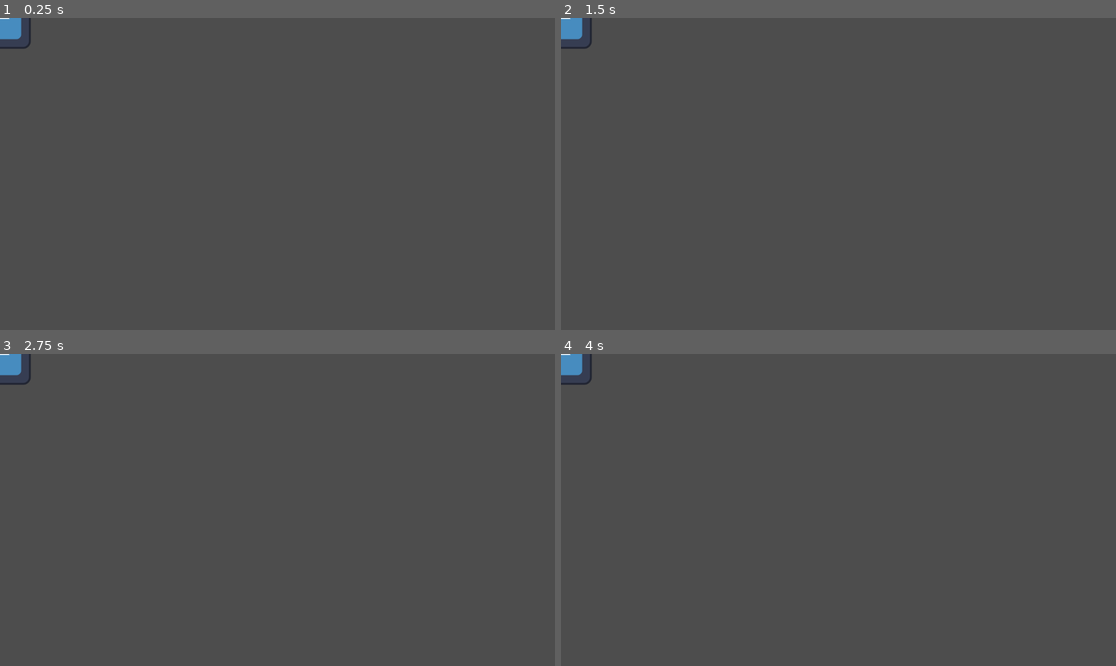
Above: before the commit, frames 1-4 (two rows, left to right).
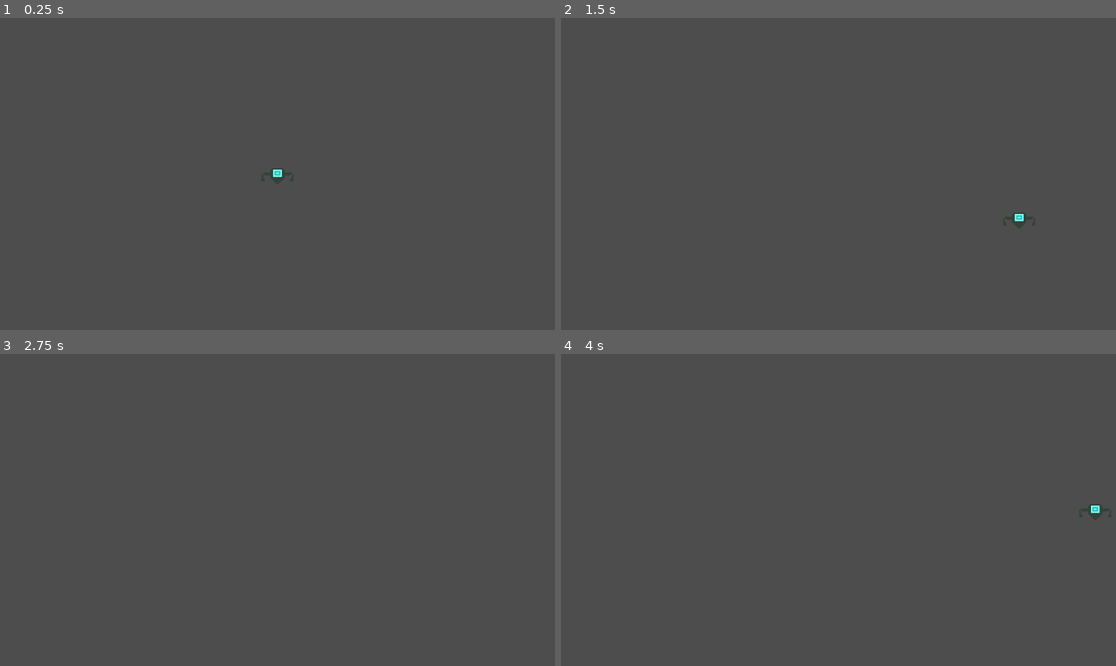
Above: after the commit, the same moments.

Repository: Brainthread/FarmingGame
Game: Godot game, scene res://Main.tscn
Two runs of this game, one before a commit and one after it. Both use one fixed random seed, a clock stepped at 60 frames per second and the inputs below. Before the commit the project has no main scene; this scene is started directly in both runs. The engine's default icon, where the game draws it, is replaced by a stand-in: a white triangle on a blue panel in a dark square.
Inputs:
- Up to frame 1 (0.25 s): no input
- Up to frame 2 (1.5 s): tap Enter at 0.5 s; hold D (Right, bound only after the commit) 0.53-1.28 s; hold S (Down, bound only after the commit) from 1.28 s (still down)
- Up to frame 3 (2.75 s): release S (Down, bound only after the commit) at 2.03 s; hold D (Right, bound only after the commit) from 2.03 s (still down)
- Up to frame 4 (4 s): tap Space at 2.75 s; release D (Right, bound only after the commit) at 2.78 s; hold W (Up, bound only after the commit) 2.78-3.53 s; tap Enter at 3.5 s; hold A (Left, bound only after the commit) from 3.53 s (still down)

The runs differ from the first frame. In frame 1, 0.5% of the frame differs, in the area x 0-53%, y 0-54%; in frame 2, 0.5%, in the area x 0-86%, y 0-68%; in frame 3, 0.3%; in frame 4, 0.5%.

Commit message:
Add Player

Diff:
--- a/Main.tscn
+++ b/Main.tscn
@@ -1,7 +1,12 @@
-[gd_scene load_steps=2 format=3 uid="uid://dq52srwlt7r3v"]
+[gd_scene load_steps=3 format=3 uid="uid://dq52srwlt7r3v"]
 
 [ext_resource type="PackedScene" uid="uid://cwx3if5m44ve8" path="res://Scenes/Objects/player.tscn" id="1_7qiwv"]
+[ext_resource type="Script" path="res://Scripts/CameraFollow.gd" id="2_a2cq5"]
 
 [node name="TestScene" type="Node2D"]
 
 [node name="Player" parent="." instance=ExtResource("1_7qiwv")]
+
+[node name="Camera2D" type="Camera2D" parent="."]
+zoom = Vector2(3, 3)
+script = ExtResource("2_a2cq5")
--- a/Scenes/Objects/player.tscn
+++ b/Scenes/Objects/player.tscn
@@ -1,14 +1,24 @@
-[gd_scene load_steps=3 format=3 uid="uid://cwx3if5m44ve8"]
+[gd_scene load_steps=5 format=3 uid="uid://cwx3if5m44ve8"]
 
-[ext_resource type="Texture2D" uid="uid://bfwttmthyqyq0" path="res://icon.svg" id="1_savv2"]
-[ext_resource type="Script" path="res://Scripts/Player/States/Player_Idle.gd" id="2_c8rnq"]
+[ext_resource type="Texture2D" uid="uid://1pueoxa6ih0v" path="res://Sprites/Player.png" id="1_sh5yg"]
+[ext_resource type="Script" path="res://Scripts/StateMachine/FiniteStateMachine.gd" id="2_1ic7f"]
+[ext_resource type="Script" path="res://Scripts/Player/States/IdleAndMove.gd" id="3_pui5a"]
 
-[node name="Player" type="Node2D"]
+[sub_resource type="RectangleShape2D" id="RectangleShape2D_2rg7v"]
+
+[node name="Player" type="CharacterBody2D"]
 
 [node name="Sprite2D" type="Sprite2D" parent="."]
-texture = ExtResource("1_savv2")
+texture_filter = 1
+texture = ExtResource("1_sh5yg")
 
-[node name="StateMachine" type="Node2D" parent="."]
+[node name="StateMachine" type="Node" parent="." node_paths=PackedStringArray("current_state", "root")]
+script = ExtResource("2_1ic7f")
+current_state = NodePath("IdleAndMove")
+root = NodePath("..")
 
-[node name="Idle" type="Node" parent="StateMachine"]
-script = ExtResource("2_c8rnq")
+[node name="IdleAndMove" type="Node" parent="StateMachine"]
+script = ExtResource("3_pui5a")
+
+[node name="CollisionShape2D" type="CollisionShape2D" parent="."]
+shape = SubResource("RectangleShape2D_2rg7v")
--- /dev/null
+++ b/Scripts/CameraFollow.gd
@@ -0,0 +1,16 @@
+extends Camera2D
+
+@export var target:Node2D
+@export var followSpeed:float
+@export var lookAhead:float
+@export var minPoint:Vector2
+@export var maxPoint:Vector2
+
+# Called when the node enters the scene tree for the first time.
+func _ready():
+	pass # Replace with function body.
+
+
+# Called every frame. 'delta' is the elapsed time since the previous frame.
+func _process(delta):
+	pass
--- /dev/null
+++ b/Scripts/Player/States/IdleAndMove.gd
@@ -0,0 +1,34 @@
+extends State
+
+var _input_direction = Vector2()
+var _body:CharacterBody2D
+@export var _movement_speed:float = 10000
+
+func _initialize_state(stateMachine_node:FiniteStateMachine, root_node:Node2D):
+	super(stateMachine_node, root_node)
+	if not root is CharacterBody2D:
+		push_error("Root node is not Character Body")
+	_body = root as CharacterBody2D
+
+func _enter_state():
+	pass
+
+func _exit_state():
+	pass
+
+func _state_update(_delta: float):
+	_handle_input()
+	pass
+
+func _state_physics_update(_delta: float):
+	_move_character(_delta)
+	pass
+
+func _handle_input():
+	_input_direction = Vector2(
+			Input.get_action_strength("Right") - Input.get_action_strength("Left"),
+			Input.get_action_strength("Down") - Input.get_action_strength("Up"))
+
+func _move_character(_delta: float):
+	_body.velocity = _movement_speed * _delta * _input_direction
+	_body.move_and_slide()
--- a/Scripts/StateMachine/FiniteStateMachine.gd
+++ b/Scripts/StateMachine/FiniteStateMachine.gd
@@ -2,12 +2,33 @@
 class_name FiniteStateMachine
 
 @export var current_state: State
+@export var states : Array[State]
+@export var root: Node2D
 
 func _ready():
+	states.resize(get_child_count())
+	var actualSize = 0
+	for child in get_children():
+		if(not child is State):
+			continue
+		states[actualSize] = child
+		actualSize += 1
+		child._initialize_state(self, root)
+
+	states.resize(actualSize)
 	_change_state(current_state)
 
 func _change_state(new_state: State):
+	if new_state == current_state:
+		push_warning("Attempting to set state to current state.")
+		return
 	if current_state is State:
 		current_state._exit_state()
 	new_state._enter_state()
 	current_state = new_state
+
+func _process(delta):
+	current_state._state_update(delta)
+
+func _physics_process(delta):
+	current_state._state_physics_update(delta)
--- a/Scripts/StateMachine/State.gd
+++ b/Scripts/StateMachine/State.gd
@@ -1,5 +1,12 @@
 extends Node
 class_name State
+
+var stateMachine:FiniteStateMachine
+var root:Node2D
+
+func _initialize_state(stateMachine_node:FiniteStateMachine, root_node:Node2D):
+	stateMachine = stateMachine_node
+	root = root_node
 
 func _enter_state():
 	pass
@@ -8,9 +15,7 @@
 	pass
 
 func _state_update(_delta: float):
-
 	pass
 
 func _state_physics_update(_delta: float):
-
 	pass
--- a/project.godot
+++ b/project.godot
@@ -11,6 +11,7 @@
 [application]
 
 config/name="Planter Game"
+run/main_scene="res://Main.tscn"
 config/features=PackedStringArray("4.1", "GL Compatibility")
 config/icon="res://icon.svg"
 
@@ -18,6 +19,33 @@
 
 project/assembly_name="Planter Game"
 
+[input]
+
+Left={
+"deadzone": 0.5,
+"events": [Object(InputEventKey,"resource_local_to_scene":false,"resource_name":"","device":-1,"window_id":0,"alt_pressed":false,"shift_pressed":false,"ctrl_pressed":false,"meta_pressed":false,"pressed":false,"keycode":0,"physical_keycode":65,"key_label":0,"unicode":97,"echo":false,"script":null)
+, Object(InputEventKey,"resource_local_to_scene":false,"resource_name":"","device":-1,"window_id":0,"alt_pressed":false,"shift_pressed":false,"ctrl_pressed":false,"meta_pressed":false,"pressed":false,"keycode":0,"physical_keycode":4194319,"key_label":0,"unicode":0,"echo":false,"script":null)
+]
+}
+Right={
+"deadzone": 0.5,
+"events": [Object(InputEventKey,"resource_local_to_scene":false,"resource_name":"","device":-1,"window_id":0,"alt_pressed":false,"shift_pressed":false,"ctrl_pressed":false,"meta_pressed":false,"pressed":false,"keycode":0,"physical_keycode":68,"key_label":0,"unicode":100,"echo":false,"script":null)
+, Object(InputEventKey,"resource_local_to_scene":false,"resource_name":"","device":-1,"window_id":0,"alt_pressed":false,"shift_pressed":false,"ctrl_pressed":false,"meta_pressed":false,"pressed":false,"keycode":0,"physical_keycode":4194321,"key_label":0,"unicode":0,"echo":false,"script":null)
+]
+}
+Up={
+"deadzone": 0.5,
+"events": [Object(InputEventKey,"resource_local_to_scene":false,"resource_name":"","device":-1,"window_id":0,"alt_pressed":false,"shift_pressed":false,"ctrl_pressed":false,"meta_pressed":false,"pressed":false,"keycode":0,"physical_keycode":87,"key_label":0,"unicode":119,"echo":false,"script":null)
+, Object(InputEventKey,"resource_local_to_scene":false,"resource_name":"","device":-1,"window_id":0,"alt_pressed":false,"shift_pressed":false,"ctrl_pressed":false,"meta_pressed":false,"pressed":false,"keycode":0,"physical_keycode":4194320,"key_label":0,"unicode":0,"echo":false,"script":null)
+]
+}
+Down={
+"deadzone": 0.5,
+"events": [Object(InputEventKey,"resource_local_to_scene":false,"resource_name":"","device":-1,"window_id":0,"alt_pressed":false,"shift_pressed":false,"ctrl_pressed":false,"meta_pressed":false,"pressed":false,"keycode":0,"physical_keycode":83,"key_label":0,"unicode":115,"echo":false,"script":null)
+, Object(InputEventKey,"resource_local_to_scene":false,"resource_name":"","device":-1,"window_id":0,"alt_pressed":false,"shift_pressed":false,"ctrl_pressed":false,"meta_pressed":false,"pressed":false,"keycode":0,"physical_keycode":4194322,"key_label":0,"unicode":0,"echo":false,"script":null)
+]
+}
+
 [rendering]
 
 renderer/rendering_method="gl_compatibility"
Binary file added: Sprites/Player.png
Not shown, added: Sprites/Player.png.import
